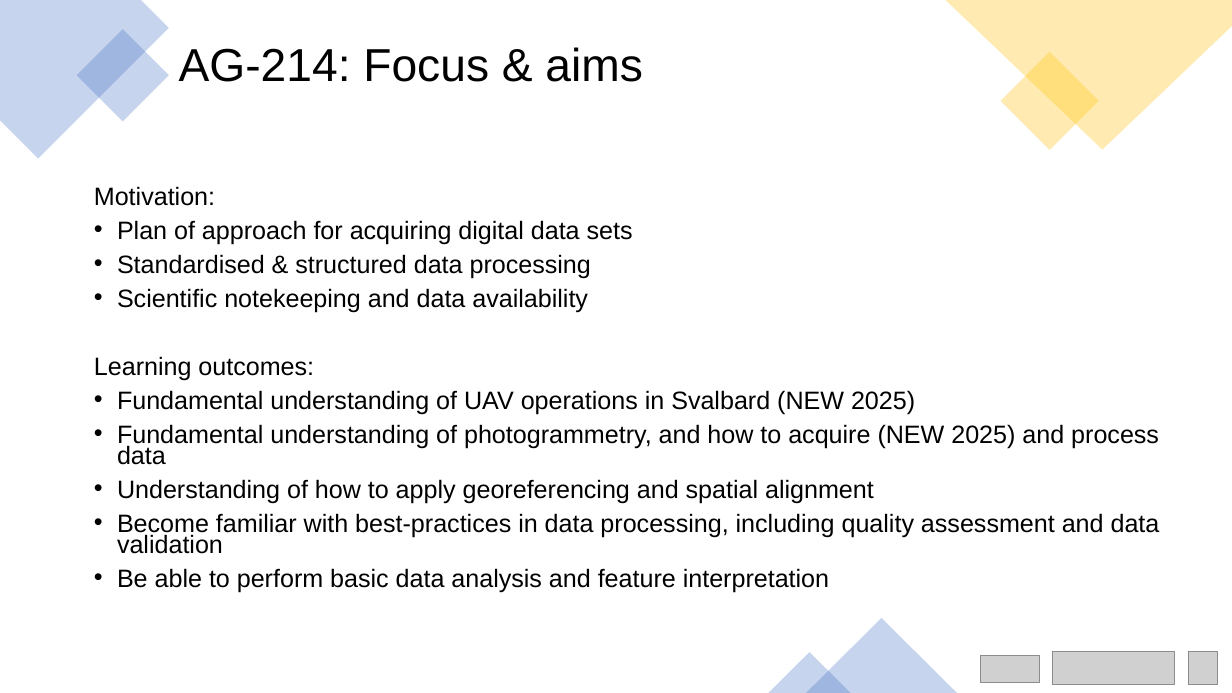
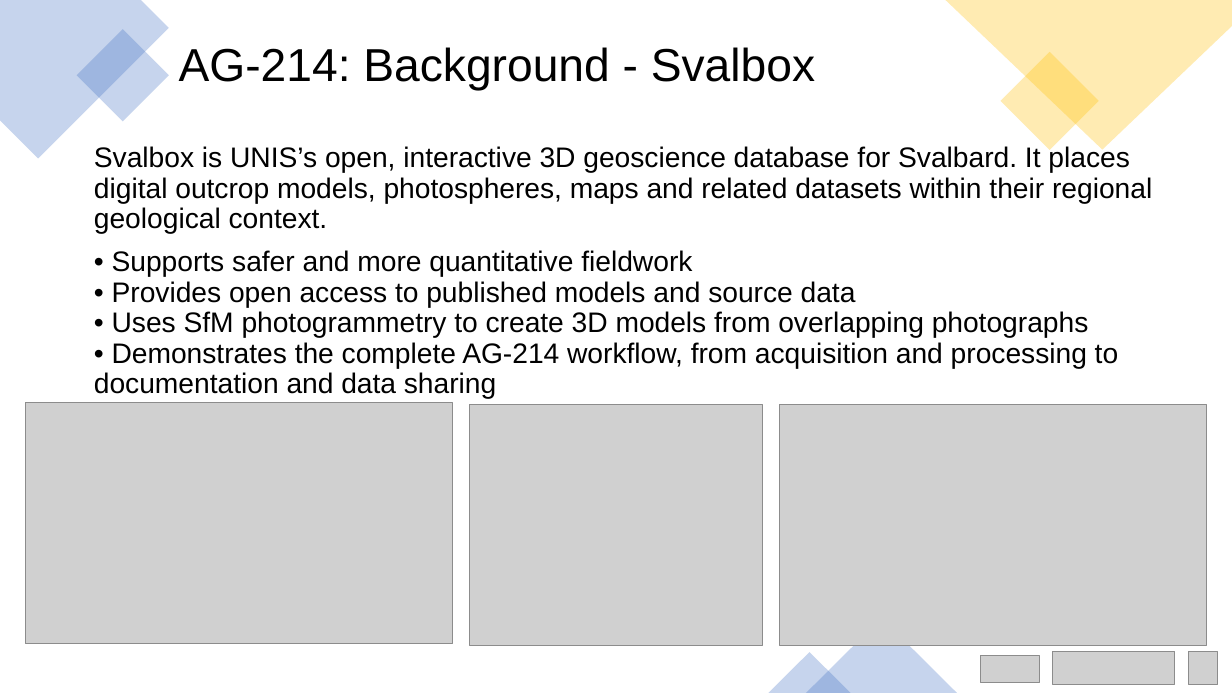
Before and after one commit to UNISvalbard/Geo-SfM, a slide deck: slide 4 of extra/slides/ppt/intro/intro.pptx (slide 6 before the commit). Drawn at 1232x693 pixels with LibreOffice and Linux fonts; fonts in the diff are those of the drawing; grey boxes stand for pictures. Boxes give left, top, right and bottom in pixels: in the first picture for what was removed or moved away, otherwise in the second. Text is boxed around its words. In the diff, an @@ line names an element or a change of style, - is before the commit and + after.

```diff
--- a/extra/slides/ppt/intro/intro.pptx
+++ b/extra/slides/ppt/intro/intro.pptx
@@ title at (179,47,815,90): text changed @@
-AG-214: Focus & aims
+AG-214: Background - Svalbox
@@ text added at (94,145,1152,399), 22 pt, text #000000 @@
+Svalbox is UNIS’s open, interactive 3D geoscience database for Svalbard. It places digital outcrop models, photospheres, maps and related datasets within their regional geological context.
+• Supports safer and more quantitative fieldwork
+• Provides open access to published models and source data
+• Uses SfM photogrammetry to create 3D models from overlapping photographs
+• Demonstrates the complete AG-214 workflow, from acquisition and processing to documentation and data sharing
@@ text removed at (94,186,1160,593) @@
-Motivation:
-• Plan of approach for acquiring digital data sets
-• Standardised & structured data processing
-• Scientific notekeeping and data availability
-Learning outcomes:
-• Fundamental understanding of UAV operations in Svalbard (NEW 2025)
-• Fundamental understanding of photogrammetry, and how to acquire (NEW 2025) and process data
-• Understanding of how to apply georeferencing and spatial alignment
-• Become familiar with best-practices in data processing, including quality assessment and data validation
-• Be able to perform basic data analysis and feature interpretation
@@ picture added at (26,403,453,644) @@
@@ picture added at (470,404,762,645) @@
@@ picture added at (780,404,1207,645) @@
```
Also in this commit, not shown: 5 other slides changed, 2 slides removed, 13 other files.
